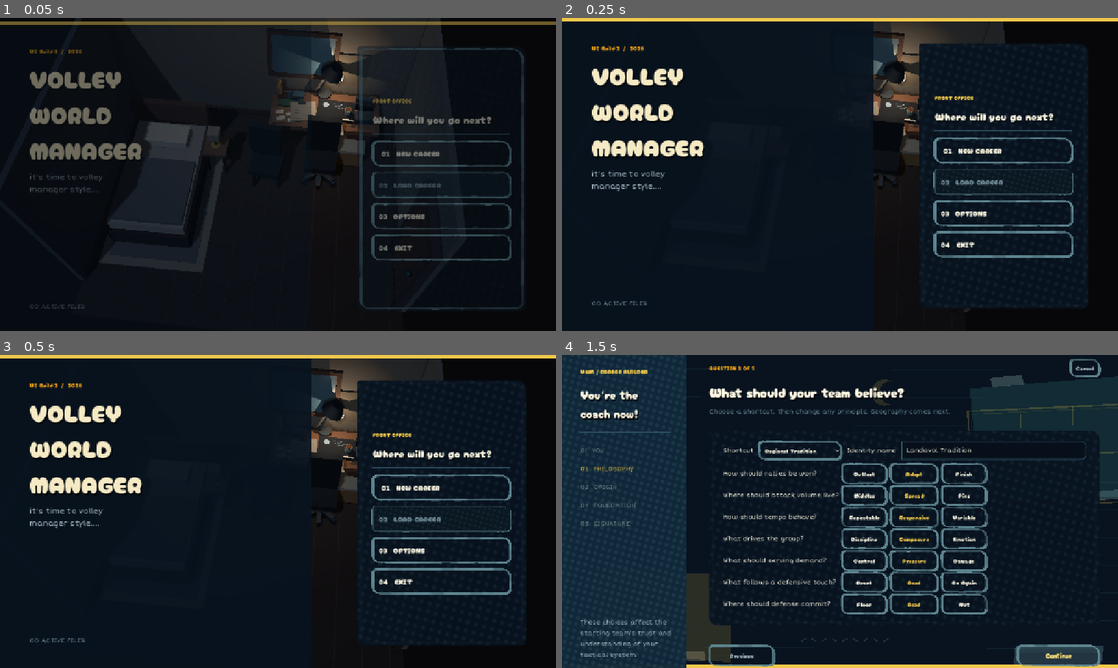
Above: before the commit, frames 1-4 (two rows, left to right).
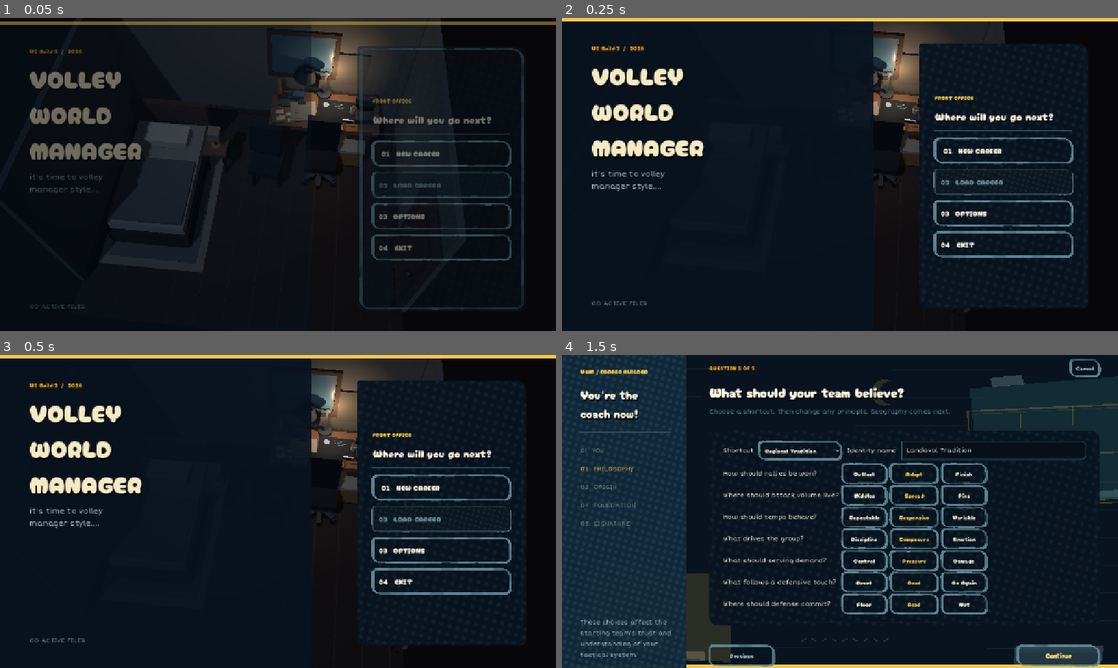
Above: after the commit, the same moments.

Repository: iracarranza/volley-world-manager
Game: Godot game, scene res://scenes/application.tscn
Same seed, same stepped clock (60 frames per second), same inputs: the game is played once before the commit and once after it.
Inputs:
- Up to frame 1 (0.05 s): no input
- Up to frame 2 (0.25 s): no input
- Up to frame 3 (0.5 s): no input
- Up to frame 4 (1.5 s): click "01 NEW CAREER" at 0.5 s; click "Continue" at 1.25 s

The runs differ from the first frame. In frame 1, 1.1% of the frame differs, in the area x 50-67%, y 3-38%; in frame 2, 0.8%; in frame 3, 0.8%; in frame 4, nothing differs.

Commit message:
Desk iteration 10: articulate lamp and clear foreground collisions

Diff:
--- a/scenes/office/desk_composition_calibration.gd
+++ b/scenes/office/desk_composition_calibration.gd
@@ -24,25 +24,26 @@
 	for i in 6: _move_named(office, ["CalendarRow%02d" % i], delta, false)
 	for i in 5: _move_named(office, ["CalendarCol%02d" % i], delta, false)
 	_set_material(office.find_child("CalendarBacking", true, false), Color("4d4a43"), 0.96)
-	_set_material(office.find_child("CalendarHeader", true, false), Color("26272a"), 0.94)
+	_set_material(office.find_child("CalendarHeader", true, false), Color("262722a"), 0.94)
 	for i in 6: _set_material(office.find_child("CalendarRow%02d" % i, true, false), Color("777269"), 0.96)
 	for i in 5: _set_material(office.find_child("CalendarCol%02d" % i, true, false), Color("777269"), 0.96)
 
+	# Articulated lamp: base and upright stay on the right; arm reaches left to a
+	# low-poly shade, matching the historical silhouette without intersecting books.
 	var lamp_base := office.find_child("LampBase", true, false) as Node3D
 	var lamp_stem := office.find_child("LampStem", true, false) as Node3D
 	var lamp_shade := office.find_child("LampShade", true, false) as Node3D
 	if lamp_base != null:
 		lamp_base.position = Vector3(1.02, 0.88, -1.78)
 		lamp_base.scale = Vector3(1.18, 1.12, 1.18)
-	if lamp_stem != null:
-		lamp_stem.position = Vector3(1.02, 1.17, -1.78)
-		lamp_stem.scale = Vector3(1.15, 1.38, 1.15)
-		lamp_stem.rotation_degrees = Vector3(0, 0, -20)
+	if lamp_stem != null: lamp_stem.visible = false
 	if lamp_shade != null: lamp_shade.visible = false
-	_detail_frustum(office, "DeskLampShadeDetailed", Vector3(1.13, 1.44, -1.77), 0.10, 0.19, 0.17, Color("20252b"), Vector3(0, 0, -20), false)
-	_detail_frustum(office, "DeskLampGlow", Vector3(1.17, 1.355, -1.765), 0.105, 0.135, 0.012, Color("f3c78c"), Vector3(0, 0, -20), true)
+	_detail_box_rot(office, "DeskLampUpright", Vector3(1.02, 1.15, -1.78), Vector3(0.035, 0.45, 0.035), Color("343b42"), Vector3.ZERO)
+	_detail_frustum(office, "DeskLampJoint", Vector3(1.02, 1.36, -1.78), 0.045, 0.045, 0.035, Color("343b42"), Vector3(90, 0, 0), false)
+	_detail_box_rot(office, "DeskLampArm", Vector3(0.86, 1.39, -1.78), Vector3(0.34, 0.032, 0.032), Color("343b42"), Vector3(0, 0, -11))
+	_detail_frustum(office, "DeskLampShadeDetailed", Vector3(0.69, 1.34, -1.77), 0.10, 0.19, 0.17, Color("20252b"), Vector3(0, 0, -8), false)
+	_detail_frustum(office, "DeskLampGlow", Vector3(0.69, 1.255, -1.765), 0.105, 0.135, 0.012, Color("f3c78c"), Vector3(0, 0, -8), true)
 
-	# Local prop registration against historical DeskScreen. Phone/machine stay fixed.
 	_place(office, "Journal", Vector3(1.23, 0.858, -1.45), Vector3(0.62, 0.050, 0.40), -4.0)
 	_place(office, "JournalPageEdge", Vector3(1.23, 0.887, -1.265), Vector3(0.57, 0.011, 0.028), -4.0)
 	_place(office, "TrainingClipboard", Vector3(0.70, 0.862, -1.38), Vector3(0.43, 0.030, 0.39), 7.0)
@@ -55,18 +56,18 @@
 	var machine_light := office.find_child("MachineLight", true, false) as Node3D
 	if machine_light != null: machine_light.position = Vector3(1.58, 0.93, -1.28)
 
-	# Housing moves back-left under Training, matching the historical green folder.
 	_place(office, "HousingFolder", Vector3(0.47, 0.835, -1.60), Vector3(0.40, 0.026, 0.24), -5.0)
 	_set_material(office.find_child("HousingFolder", true, false), Color("344b3e"), 0.94)
-	# Meal sheet occupies lower-right foreground.
-	_place(office, "MealPad", Vector3(1.19, 0.837, -1.08), Vector3(0.34, 0.020, 0.24), 8.0)
+	# Pull lower-right sheet fully onto the physical desk while preserving foreground read.
+	_place(office, "MealPad", Vector3(1.20, 0.837, -1.16), Vector3(0.30, 0.020, 0.19), 8.0)
 
+	# Mug sits beside, not on, the Journal.
 	var mug := office.find_child("Mug", true, false) as Node3D
 	if mug != null:
-		mug.position = Vector3(1.42, 0.92, -1.40)
+		mug.position = Vector3(1.51, 0.92, -1.43)
 		mug.scale = Vector3(1.0, 1.0, 1.0)
 		_set_material(mug, Color("61706a"), 0.90)
-	_detail_frustum(office, "MugCoffee", Vector3(1.42, 0.981, -1.40), 0.047, 0.047, 0.006, Color("4b2d1d"), Vector3.ZERO, false)
+	_detail_frustum(office, "MugCoffee", Vector3(1.51, 0.981, -1.43), 0.047, 0.047, 0.006, Color("4b2d1d"), Vector3.ZERO, false)
 
 	var book_positions := [Vector3(0.34, 0.84, -1.70), Vector3(0.54, 0.84, -1.71), Vector3(0.57, 0.882, -1.70), Vector3(0.60, 0.920, -1.69)]
 	var book_sizes := [Vector3(0.20, 0.042, 0.14), Vector3(0.25, 0.048, 0.16), Vector3(0.21, 0.048, 0.13), Vector3(0.18, 0.042, 0.12)]
@@ -100,9 +101,12 @@
 		_detail_frustum(office, "ScoutingPin%02d" % i, slip_positions[i] + Vector3(-0.045, 0.008, -0.020), 0.010, 0.010, 0.006, Color("713f3d") if i % 2 == 0 else Color("4c755b"), Vector3.ZERO, false)
 
 func _detail_box(parent: Node3D, name_: String, pos: Vector3, size: Vector3, color: Color, yaw: float) -> void:
+	_detail_box_rot(parent, name_, pos, size, color, Vector3(0, yaw, 0))
+
+func _detail_box_rot(parent: Node3D, name_: String, pos: Vector3, size: Vector3, color: Color, rot: Vector3) -> void:
 	var n := MeshInstance3D.new(); n.name = name_
 	var mesh := BoxMesh.new(); mesh.size = size; n.mesh = mesh
-	n.position = pos; n.rotation_degrees = Vector3(0, yaw, 0)
+	n.position = pos; n.rotation_degrees = rot
 	n.material_override = _new_material(color, 0.92, false)
 	parent.add_child(n)
 
